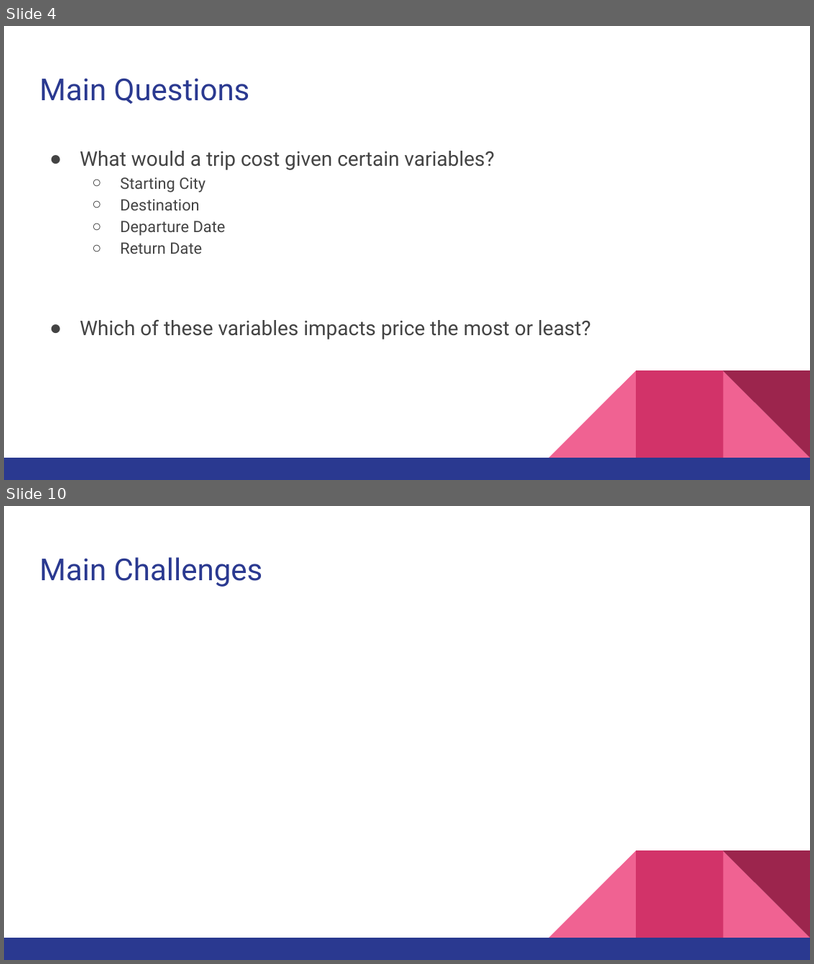
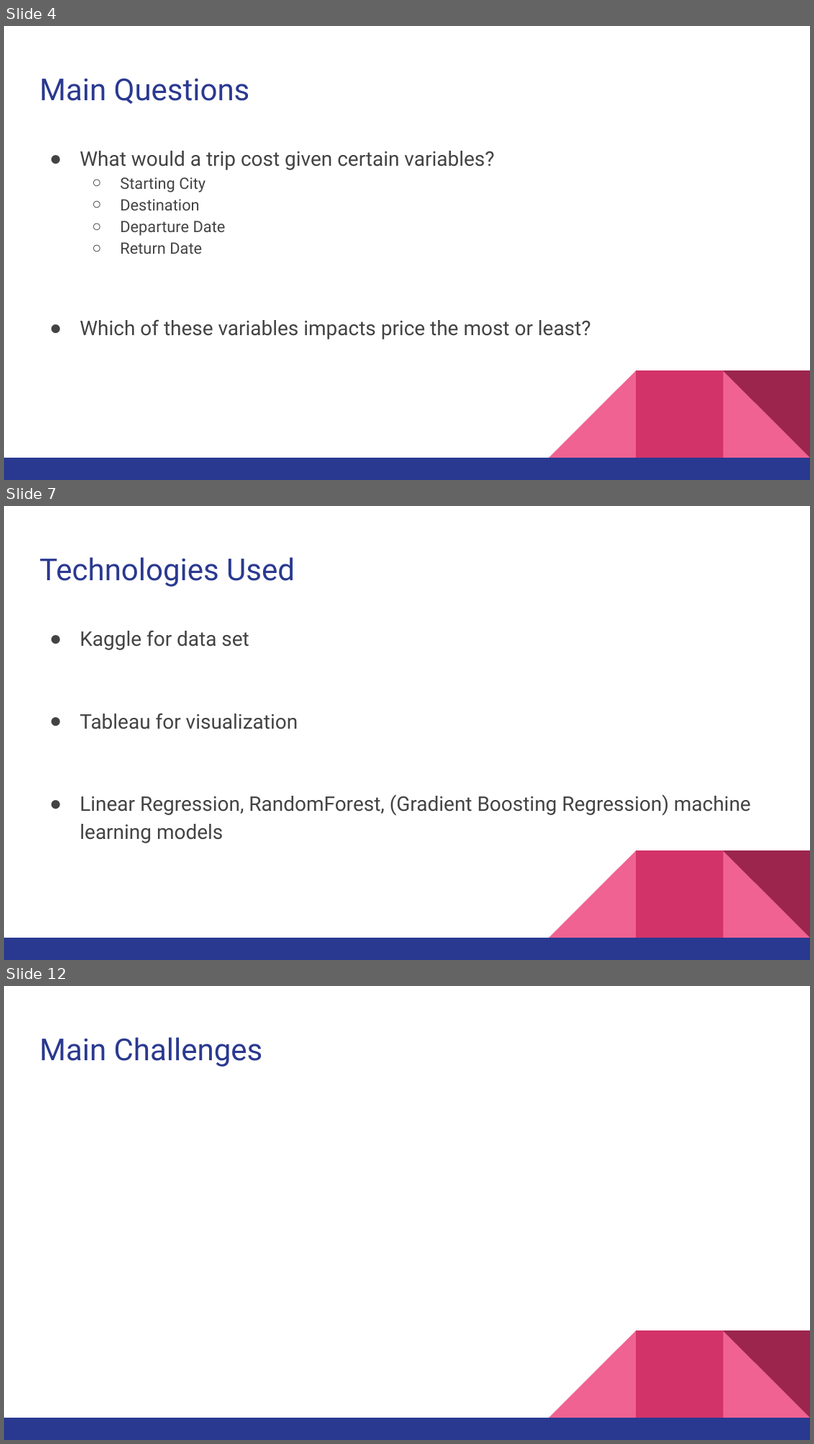
Before and after one commit to TurnerE8/Flight-Price-Predictor, a slide deck: SlideShow/Data Analytics Final Presentation.pptx. Shown one above the other, each under a label of ours: slides 4 and 10 before the commit, slides 4, 7 and 12 after it; the slides between them are not shown. The pictures are 814x964 and 814x1444 pixels, drawn with LibreOffice and Linux fonts; fonts in the diff are those of the drawing. Boxes give left, top, right and bottom in pixels: in the first picture for what was removed or moved away, otherwise in the second. Text is boxed around its words. In the diff, an @@ line names an element or a change of style, - is before the commit and + after.

```diff
--- a/SlideShow/Data Analytics Final Presentation.pptx
+++ b/SlideShow/Data Analytics Final Presentation.pptx
@@ slide 7 added at [4,506,810,960], background #FFFFFF; not listed: 5 template elements that a slide beside it also shows @@
@@ title added at [39,557,295,587], 27 pt, text #2A3990 @@
+Technologies Used
@@ text added at [80,630,751,843], 18 pt, text #434343 @@
+● Kaggle for data set
+● Tableau for visualization
+● Linear Regression, RandomForest, (Gradient Boosting Regression) machine learning models
@@ what was slide 10 is now slide 12 @@
```
Also in this commit, not shown: 3 slides changed, 8 other slides added, 4 slides removed.
